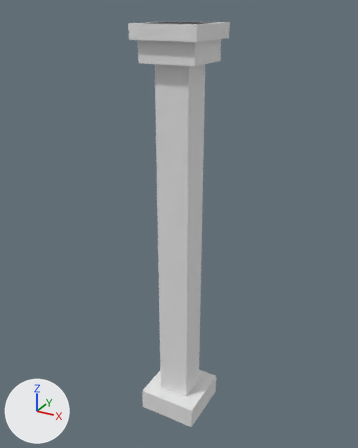
Two versions of the glTF model assets/source/infrastructure/directorate/conveyors/models/support_light/structural_intact_lod2.glb, one commit apart.
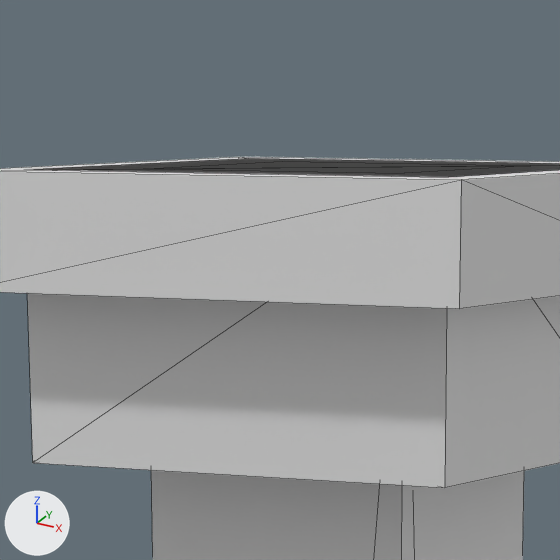
There are two pictures of each version: one whole from a 50 mm camera at (0.153, -0.2799, 0.298) aimed at (-0.0031, 0.0039, 0.1561), one close up on the part from 37% to 59% of the width and 0% to 17% of the height. The lights are fixed; the arrows at lower left show +X, +Y and +Z. The first two pictures are the older version. The close-ups show mesh edges as thin lines. Vertices at exactly the same position are counted once.

The first close-up shows 'structural_intact_lod2'.
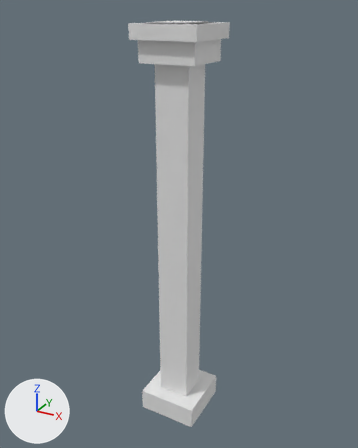
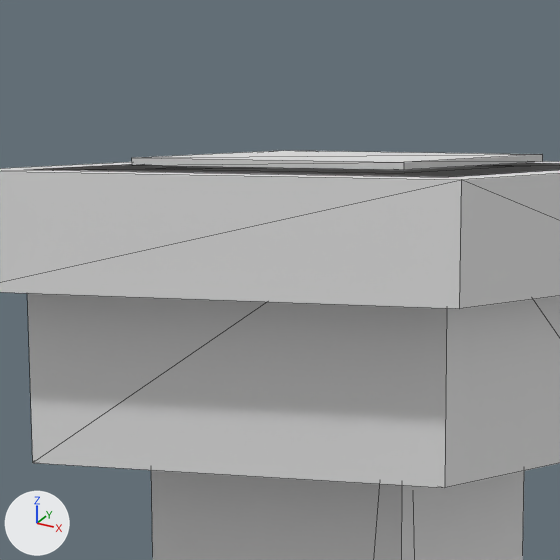
Boxes [x1, y1, x2, y2] around the edits, measured in the close-ups (560 x 560 px):
'structural_intact_lod2', reshaped
    before: [0, 157, 560, 560]
    after: [0, 150, 560, 560]
part 1 of me_structural_intact_lod2, added
    after: [132, 150, 543, 170]

The change, as a diff of the scene's bpy script:
```diff
--- a/assets/source/infrastructure/directorate/conveyors/models/support_light/structural_intact_lod2.glb.py
+++ b/assets/source/infrastructure/directorate/conveyors/models/support_light/structural_intact_lod2.glb.py
@@ me_structural_intact_lod2 @@
 # used by ob_structural_intact_lod2; location = (0.0, 0.0, 0.0)
-me_structural_intact_lod2.from_pydata(...)  # 32 vertices, 48 faces; spans x -0.022..0.022, y -0.022..0.022, z 0.0..0.289
+me_structural_intact_lod2.from_pydata(...)  # 40 vertices, 60 faces; spans x -0.022..0.022, y -0.022..0.022, z 0.0..0.29
+# me_structural_intact_lod2 part 1: a new loose piece, a box spanning x -0.01222..0.01222, y -0.01222..0.01222, z 0.28917..0.28972
```
